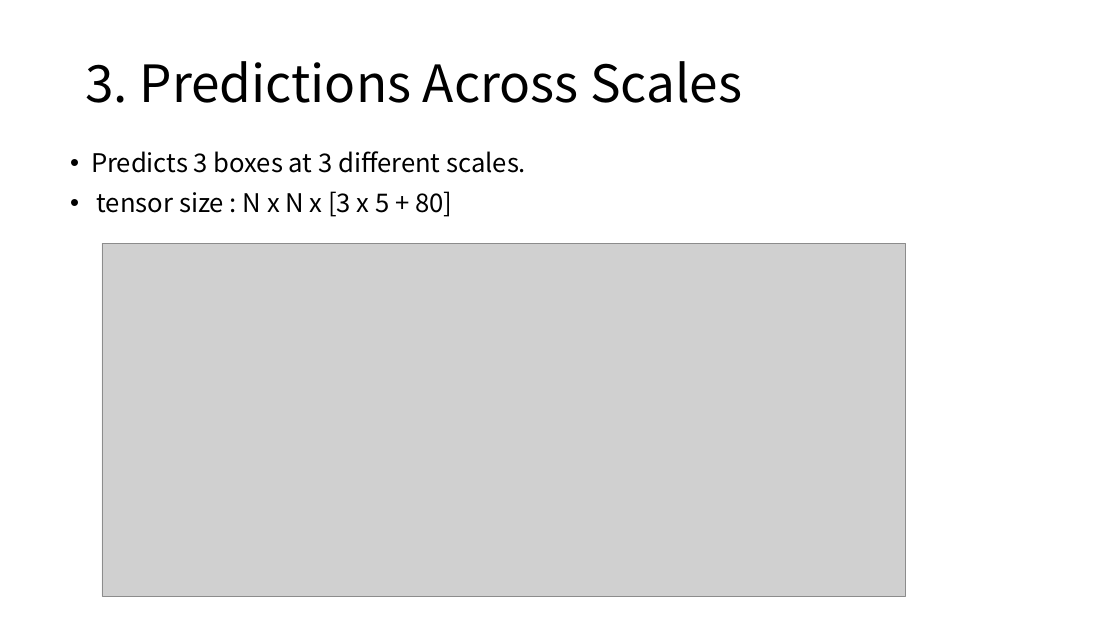
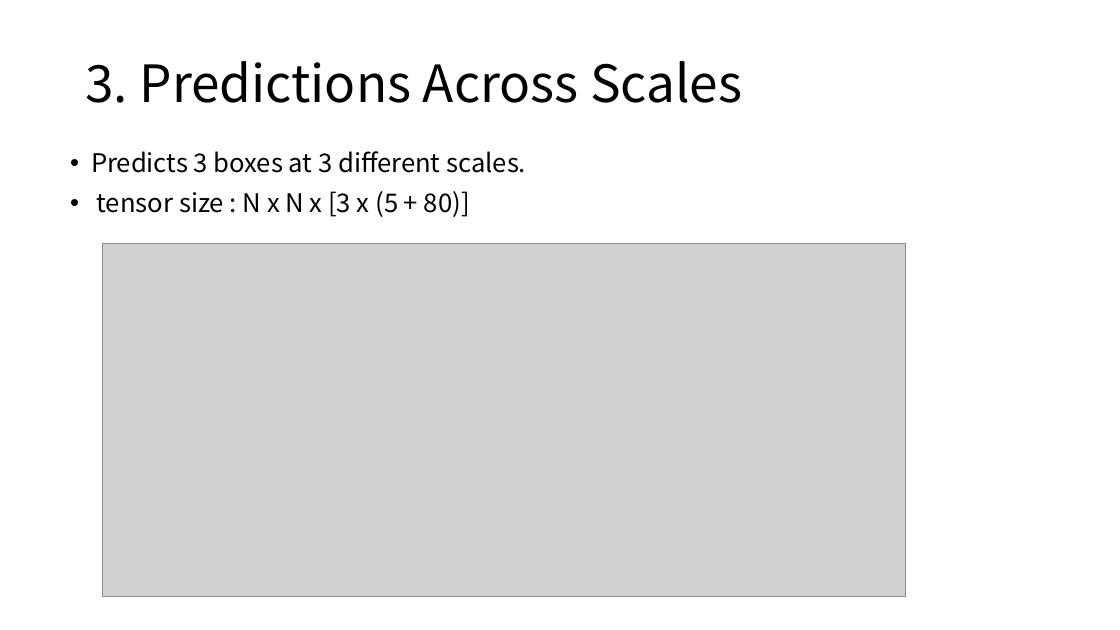
Before and after one commit to seongsilheo/Machine-Learning, a slide deck: slide 5 of object-detection/YOLOv3_M2019170.pptx. Drawn at 1120x630 pixels with LibreOffice and Linux fonts; fonts in the diff are those of the drawing; grey boxes stand for pictures. Boxes give left, top, right and bottom in pixels: in the first picture for what was removed or moved away, otherwise in the second. Text is boxed around its words. In the diff, an @@ line names an element or a change of style, - is before the commit and + after.

```diff
--- a/object-detection/YOLOv3_M2019170.pptx
+++ b/object-detection/YOLOv3_M2019170.pptx
@@ text at (x1=97, y1=191, x2=470, y2=217): text changed @@
-• tensor size : N x N x [3 x 5 + 80]
+• tensor size : N x N x [3 x (5 + 80)]
```
